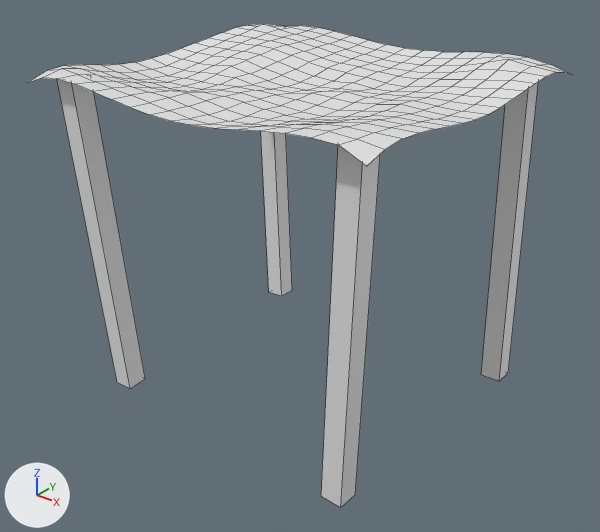
The FBX model Aetheria Tora's Story/Assets/alan/cloth cover.fbx: old version first, new version second.
Camera for both pictures: a camera (50 mm lens) standing at (-43.98, -214.74, 9.82) and looking at (-55.1, -200.83, 1.2). The axes (+X, +Y, +Z) are drawn at lower left. The lights are the same throughout. Mesh edges are drawn as thin lines. Where no turn or scale is listed for an object, it has been applied to the vertices.
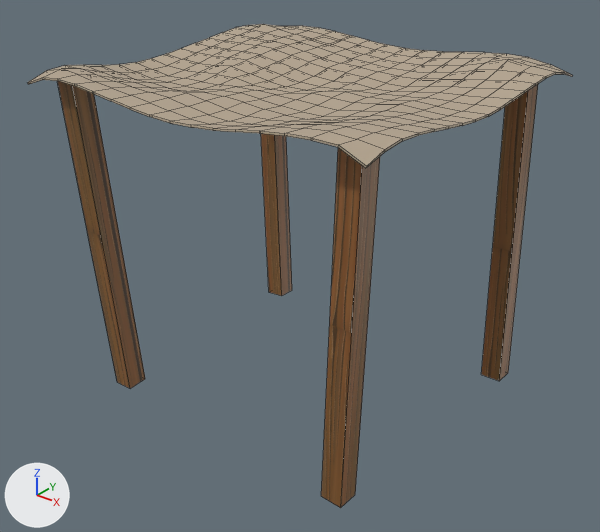
Boxes (x1, y1, x2, y2) around the edits, measured in the pictures (600 x 532 px):
'Plane.005', reshaped: before (29, 24, 569, 166); after (28, 24, 573, 168)
'Cube.253', recoloured (grey to brown): (321, 145, 380, 508) in both
'Cube.252', recoloured (grey to brown): (57, 79, 145, 388) in both
'Cube.254', recoloured (grey to brown): (481, 82, 538, 381) in both
'Cube.255', recoloured, surface changed (grey to brown): (261, 131, 292, 296) in both
part 1 of me_plane_005, added: after (28, 72, 573, 168)
part 2 of me_plane_005, recoloured (white to beige): (29, 24, 569, 166) in both
part 3 of me_cube_289, surface changed (grey to brown): before (261, 131, 292, 296); after (261, 134, 292, 296)

Diff of the bpy script that builds the scene:
```diff
--- a/Aetheria Tora's Story/Assets/alan/cloth cover.fbx.py
+++ b/Aetheria Tora's Story/Assets/alan/cloth cover.fbx.py
@@ img_79fa7ecc0ab78e7765347c20e80503af_png @@
+img_79fa7ecc0ab78e7765347c20e80503af_png = load_image('79fa7ecc0ab78e7765347c20e80503af.png', '79fa7ecc0ab78e7765347c20e80503af.png', 1024, 1024, 'sRGB')
@@ mat_wood @@
+mat_wood = principled_material('wood')
+mat_wood.texture = img_79fa7ecc0ab78e7765347c20e80503af_png
@@ mat_wall @@
+mat_wall = principled_material('wall')
+mat_wall.base_color = (0.477, 0.388, 0.283)  # beige #b8a791
@@ me_cube_289 @@
 me_cube_289.from_pydata(...)  # 8 vertices, 6 faces; spans x -0.51..0.51, y -0.37..0.37, z -3.88..3.88
 # used by ob_cube_255; location = (-58.82, -197.34, 1.87)
+# me_cube_289 part 3: texture (UV) coordinates of 6 of 6 faces, centred in x -0.25..0.25, y -0.25..0.25, z -3.86..3.86, changed; they spanned u 0.12..0.88, v 0.0..1.0 and now span u 0.35..0.74, v -0.22..1.7
+me_cube_289.materials.append(mat_wood)  # picture img_79fa7ecc0ab78e7765347c20e80503af_png
@@ me_cube_287 @@
 me_cube_287.from_pydata(...)  # 8 vertices, 6 faces; spans x -0.41..0.41, y -0.3..0.3, z -3.88..3.88
+me_cube_287.materials.append(mat_wood)  # picture img_79fa7ecc0ab78e7765347c20e80503af_png
@@ me_cube_286 @@
 me_cube_286.from_pydata(...)  # 8 vertices, 6 faces; spans x -0.44..0.44, y -0.44..0.44, z -3.88..3.88
+me_cube_286.materials.append(mat_wood)  # picture img_79fa7ecc0ab78e7765347c20e80503af_png
@@ me_cube_288 @@
 me_cube_288.from_pydata(...)  # 8 vertices, 6 faces; spans x -0.37..0.37, y -0.33..0.33, z -3.88..3.88
+me_cube_288.materials.append(mat_wood)  # picture img_79fa7ecc0ab78e7765347c20e80503af_png
@@ me_plane_005 @@
 # used by ob_plane_005; location = (-55.23, -200.47, 5.81)
-me_plane_005.from_pydata(...)  # 289 vertices, 256 faces; spans x -4.4..4.4, y -4.05..4.05, z -0.52..0.11
+me_plane_005.from_pydata(...)  # 578 vertices, 576 faces; spans x -4.41..4.4, y -4.06..4.05, z -0.56..0.11
+# me_plane_005 part 1: 289 vertices added at x -4.41..4.4, y -4.06..4.05, z -0.56..0.07
+# me_plane_005 part 2: 256 faces spanning x -4.4..4.4, y -4.05..4.05, z -0.52..0.11 switch from no material to mat_wall (beige #b8a791)
```
